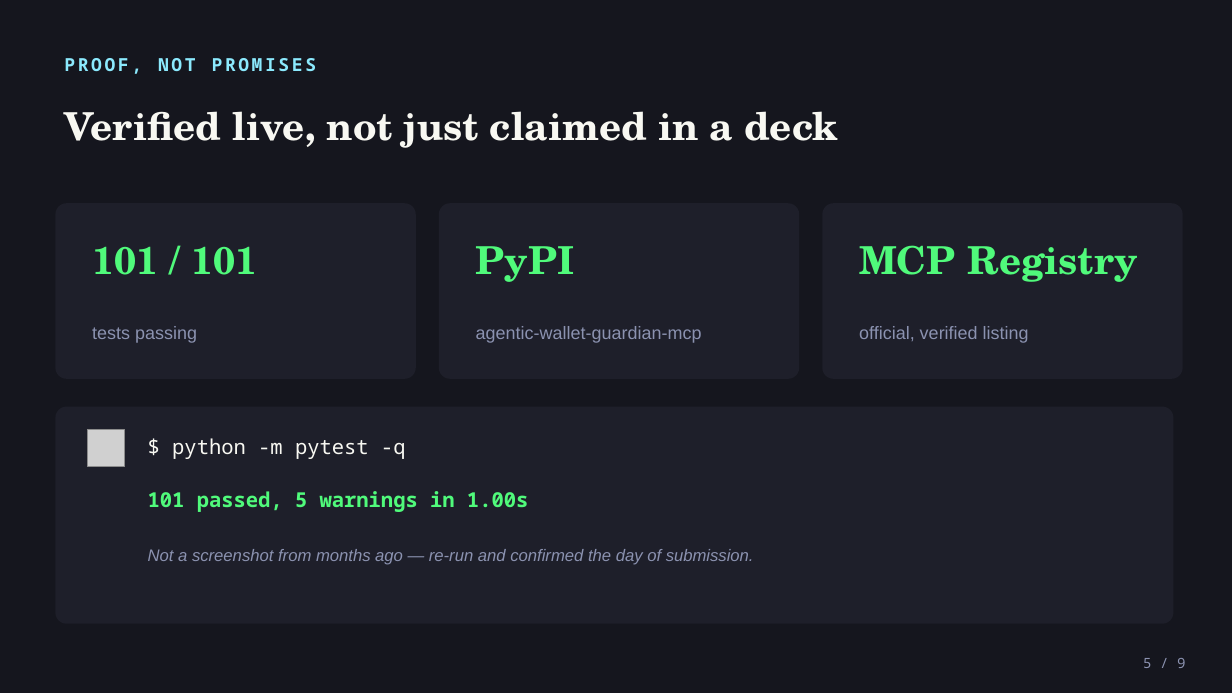
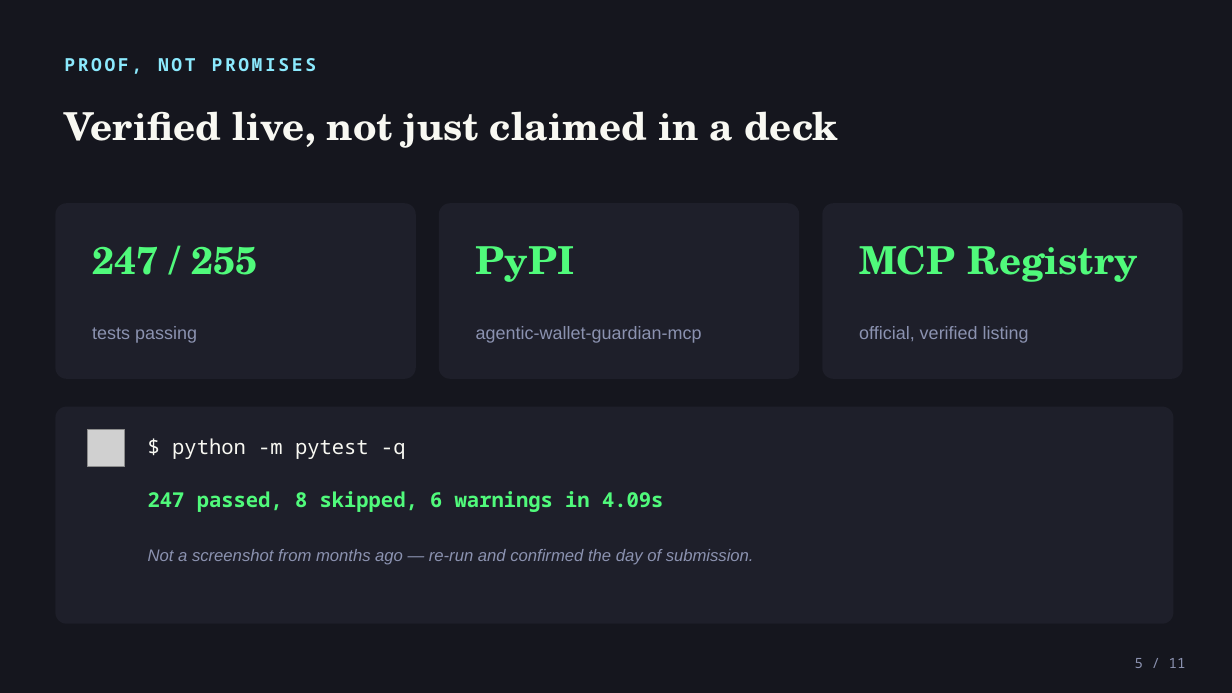
Before and after one commit to rudimentall1/agentic-wallet-guardian-v3, a slide deck: slide 5 of presentations/agentic-wallet-guardian-chainhack.pptx. Drawn at 1232x693 pixels with LibreOffice and Linux fonts; fonts in the diff are those of the drawing; grey boxes stand for pictures. Boxes give left, top, right and bottom in pixels: in the first picture for what was removed or moved away, otherwise in the second. Text is boxed around its words. In the diff, an @@ line names an element or a change of style, - is before the commit and + after.

```diff
--- a/presentations/agentic-wallet-guardian-chainhack.pptx
+++ b/presentations/agentic-wallet-guardian-chainhack.pptx
@@ text at <box>92,246,257,275</box>: text changed @@
-101 / 101
+247 / 255
@@ text at <box>148,491,663,512</box>: text changed @@
-101 passed, 5 warnings in 1.00s
+247 passed, 8 skipped, 6 warnings in 4.09s
@@ text at <box>1135,658,1186,668</box>: text changed @@
-5 / 9
+5 / 11
```
Also in this commit, not shown: 6 other slides changed, 2 slides added.
